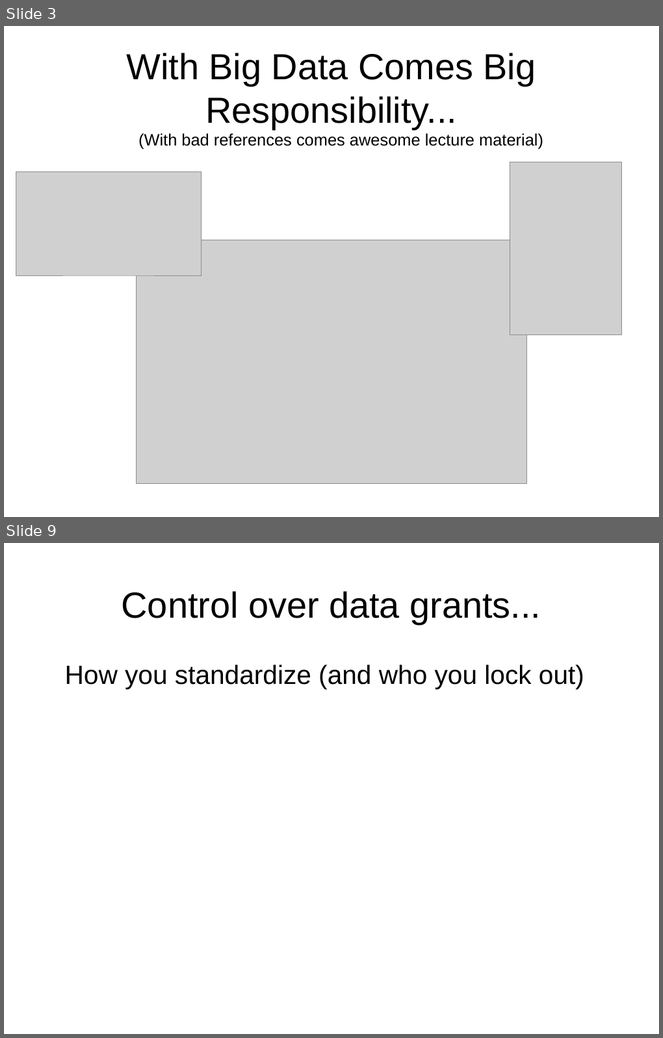
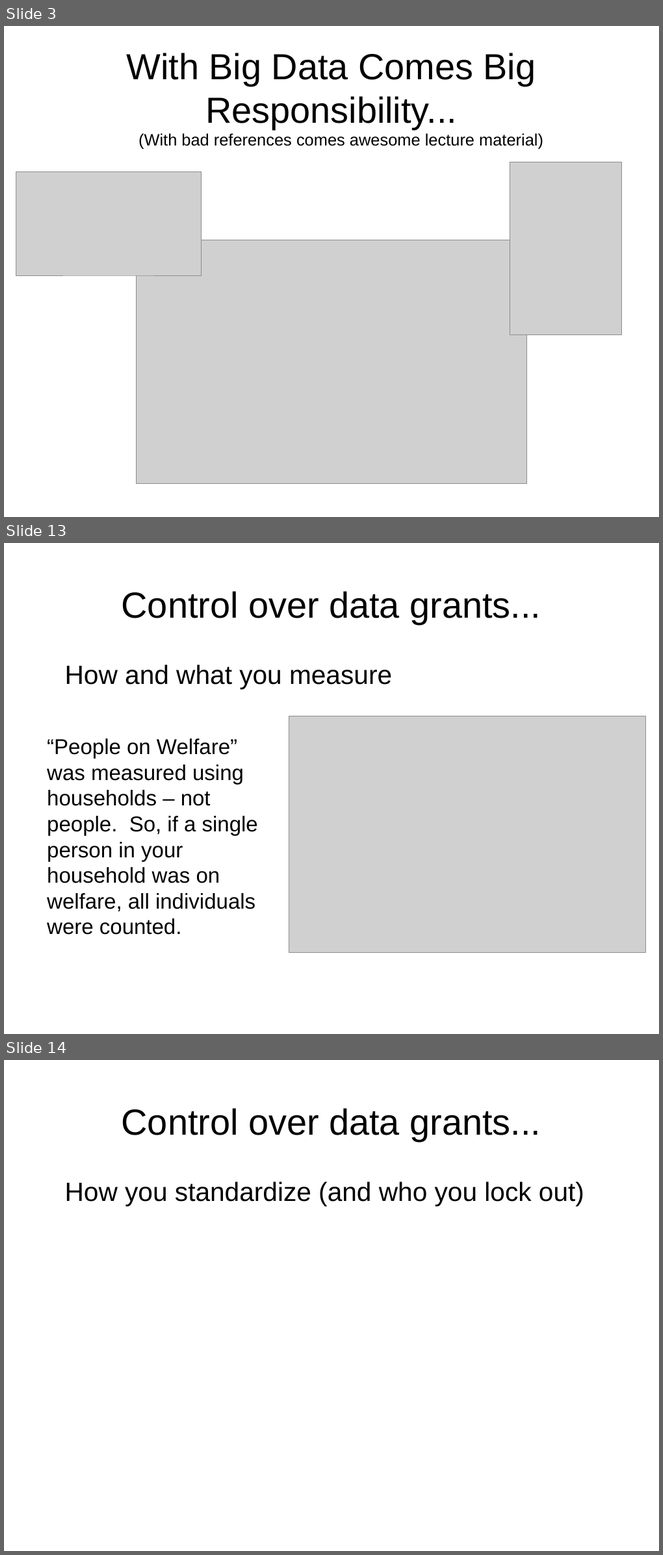
Before and after one commit to DanRunfola/COLL_100, a slide deck: lectures/ApplicationKnowledge.odp. Shown one above the other, each under a label of ours: slides 3 and 9 before the commit, slides 3, 13 and 14 after it; the slides between them are not shown. The pictures are 663x1038 and 663x1555 pixels, drawn with LibreOffice and Linux fonts; fonts in the diff are those of the drawing; grey boxes stand for pictures. Boxes give left, top, right and bottom in pixels: in the first picture for what was removed or moved away, otherwise in the second. Text is boxed around its words. In the diff, an @@ line names an element or a change of style, - is before the commit and + after.

```diff
--- a/lectures/ApplicationKnowledge.odp
+++ b/lectures/ApplicationKnowledge.odp
@@ slide 13 added at [4, 543, 659, 1034], background #FFFFFF @@
@@ title added at [122, 591, 541, 624], 44 pt, text #000000 @@
+Control over data grants...
@@ text added at [65, 665, 392, 689], 32 pt, text #000000 @@
+How and what you measure
@@ picture added at [289, 717, 646, 953] @@
@@ text added at [47, 739, 258, 935], 26 pt, text #000000 @@
+“People on Welfare” was measured using households – not people. So, if a single person in your household was on welfare, all individuals were counted.
@@ what was slide 9 is now slide 14 @@
```
Also in this commit, not shown: 5 slides changed, 4 other slides added, 1 other file.
